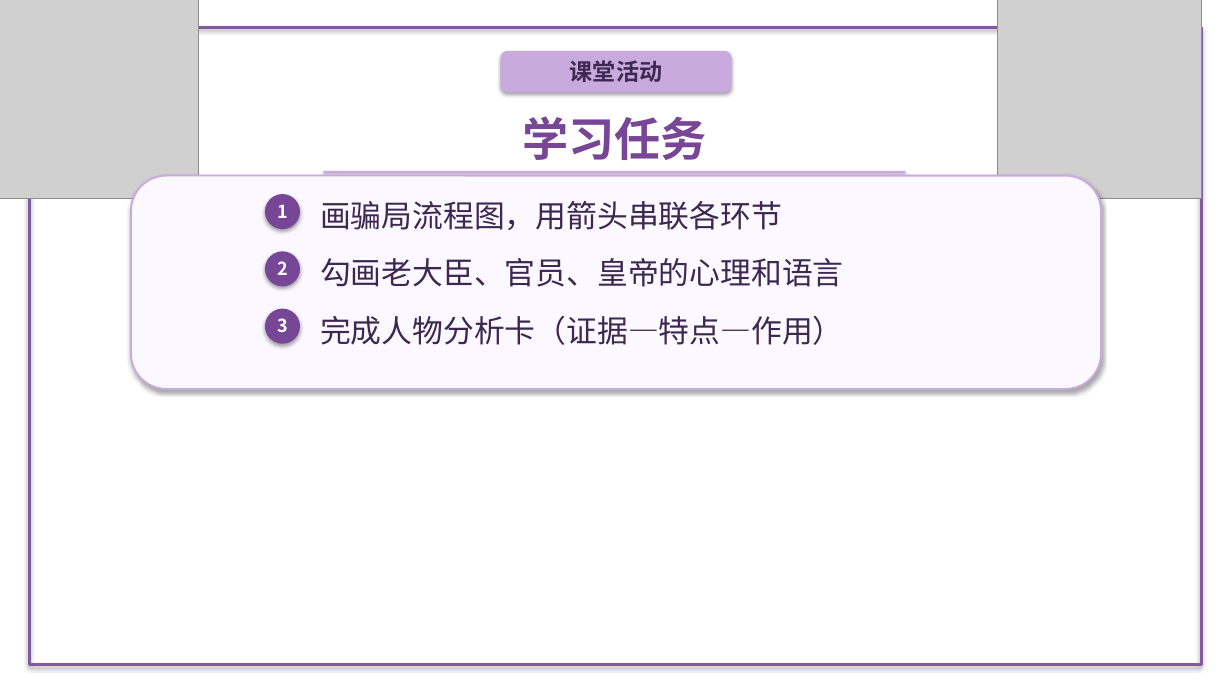
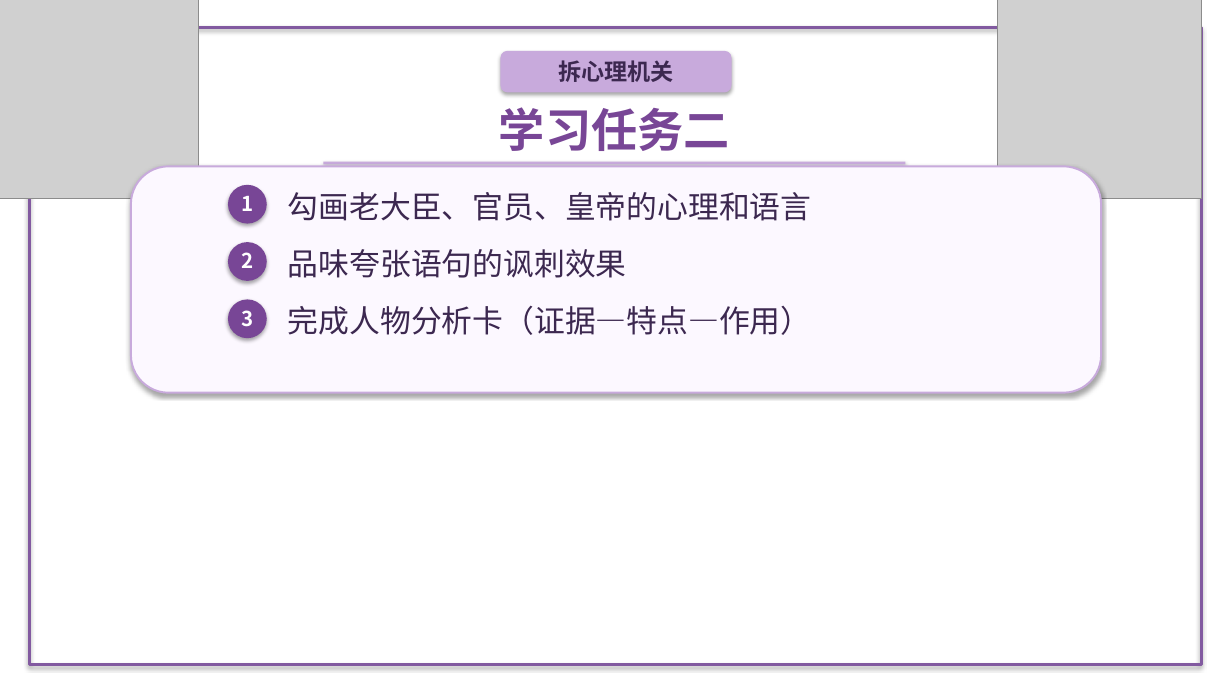
Before and after one commit to decemberlin54-del/declin, a slide deck: slide 5 of unit6-lesson22-emperor.pptx (slide 6 before the commit). Drawn at 1232x693 pixels with LibreOffice and Linux fonts; fonts in the diff are those of the drawing; grey boxes stand for pictures; background and template pictures are left out. Boxes give left, top, right and bottom in pixels: in the first picture for what was removed or moved away, otherwise in the second. Text is boxed around its words. In the diff, an @@ line names an element or a change of style, - is before the commit and + after.

```diff
--- a/unit6-lesson22-emperor.pptx
+++ b/unit6-lesson22-emperor.pptx
@@ text at (558, 60, 674, 82): text changed @@
-课堂活动
+拆心理机关
@@ text at (499, 107, 730, 151): text changed @@
-学习任务
+学习任务二
@@ rounded rectangle: place and size @@
-rounded rectangle at (131, 176, 1102, 389)
+rounded rectangle at (131, 166, 1102, 393)
@@ rectangle: place and size @@
-rectangle at (323, 171, 906, 174)
+rectangle at (323, 162, 906, 165)
@@ text "1": place and size @@
-text "1" at (277, 204, 288, 218)
+text "1" at (241, 196, 253, 211)
@@ ellipse: place and size @@
-ellipse at (265, 194, 300, 229)
+ellipse at (228, 185, 267, 224)
@@ text "勾画老大臣、官员、皇帝的心理和语言": place and size @@
-text "勾画老大臣、官员、皇帝的心理和语言" at (320, 258, 844, 287)
+text "勾画老大臣、官员、皇帝的心理和语言" at (288, 192, 812, 221)
@@ text removed at (320, 201, 782, 230) @@
-画骗局流程图，用箭头串联各环节
@@ text "2": place and size @@
-text "2" at (277, 261, 288, 275)
+text "2" at (241, 252, 253, 268)
@@ ellipse: place and size @@
-ellipse at (265, 251, 300, 287)
+ellipse at (228, 242, 267, 281)
@@ text added at (288, 249, 627, 278), 24 pt, text #3C2850 @@
+品味夸张语句的讽刺效果
@@ ellipse: place and size @@
-ellipse at (265, 309, 300, 344)
+ellipse at (228, 299, 267, 338)
@@ text "完成人物分析卡（证据—特点—作用）": place and size @@
-text "完成人物分析卡（证据—特点—作用）" at (320, 316, 844, 345)
+text "完成人物分析卡（证据—特点—作用）" at (288, 306, 812, 335)
@@ size 14 to 16 pt in 3 elements at (241, 196, 253, 211), (241, 252, 253, 268), (241, 310, 253, 327) @@
@@ text "3": place and size @@
-text "3" at (277, 318, 288, 332)
+text "3" at (241, 310, 253, 327)
```
Also in this commit, not shown: 3 other slides changed, 5 slides added, 4 slides removed, 13 other files.
